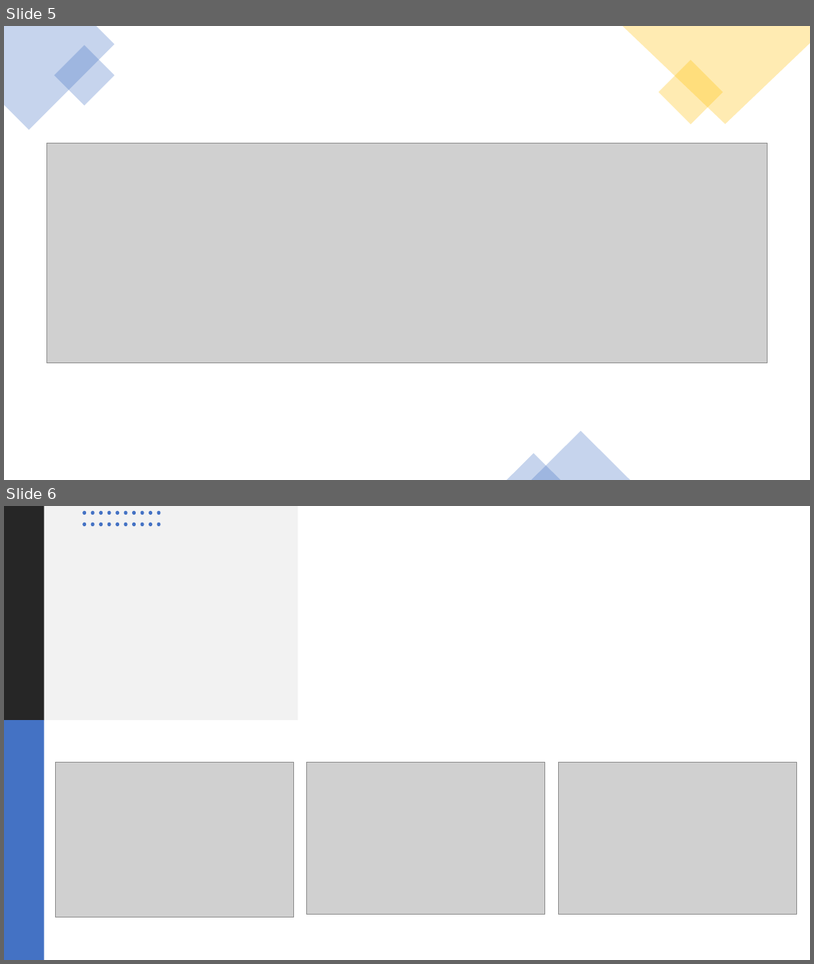
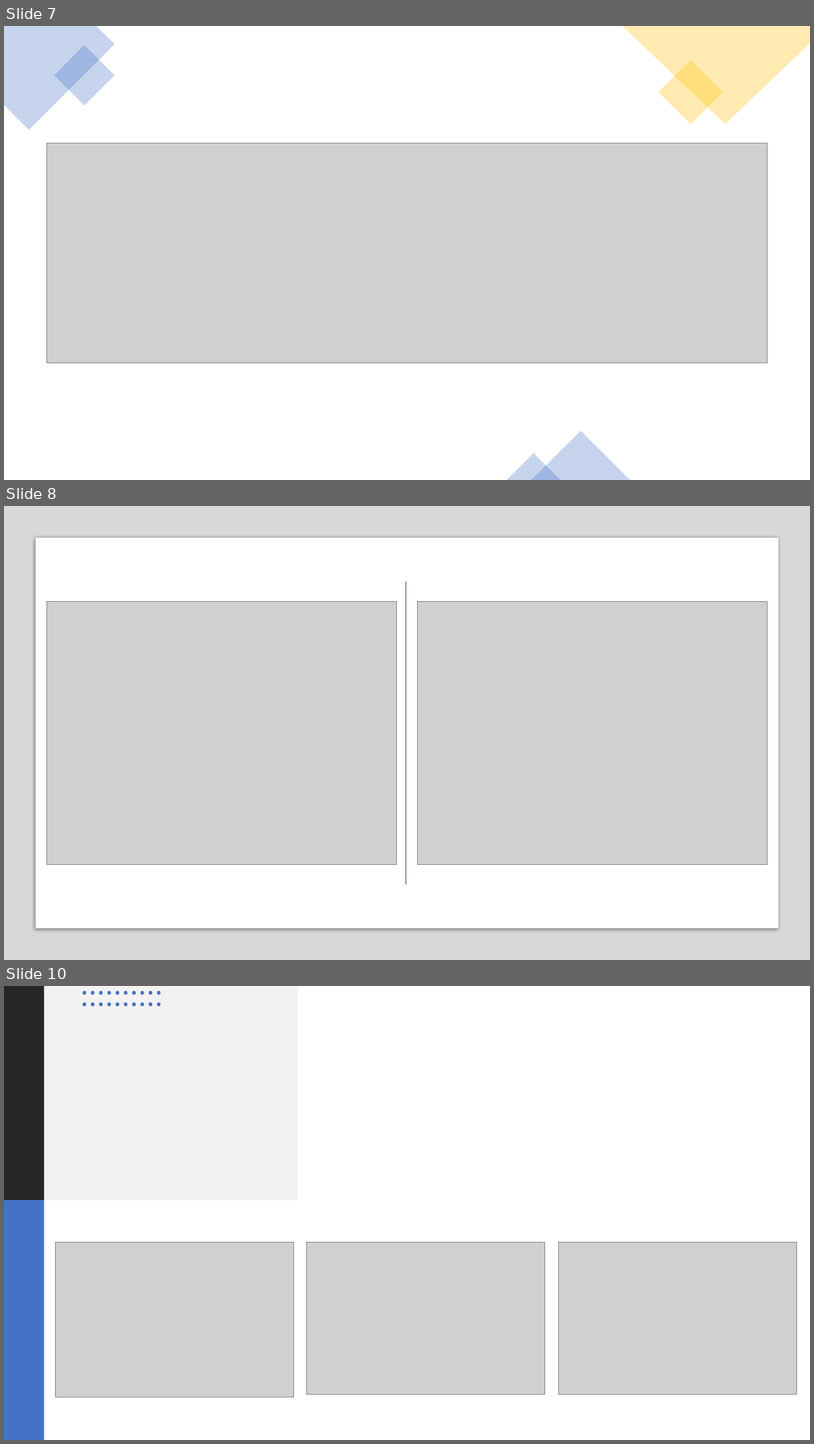
Before and after one commit to Sweta716/DataScience, a slide deck: Assignment 5/SVM Classification technique.pptx. Shown one above the other, each under a label of ours: slides 5 and 6 before the commit, slides 7, 8 and 10 after it; the slides between them are not shown. The pictures are 814x964 and 814x1444 pixels, drawn with LibreOffice and Linux fonts; fonts in the diff are those of the drawing; grey boxes stand for pictures. Boxes give left, top, right and bottom in pixels: in the first picture for what was removed or moved away, otherwise in the second. Text is boxed around its words. In the diff, an @@ line names an element or a change of style, - is before the commit and + after.

```diff
--- a/Assignment 5/SVM Classification technique.pptx
+++ b/Assignment 5/SVM Classification technique.pptx
@@ slide 8 added at [4, 506, 810, 960], background #FFFFFF @@
@@ rectangle added at [4, 506, 810, 960], fill #808080 at 30% opacity @@
@@ rectangle added at [36, 538, 779, 928], fill #FFFFFF @@
@@ line added from (406, 582) to (406, 884), #4E4E4E 0.5 pt @@
@@ picture added at [46, 602, 396, 864] @@
@@ picture added at [418, 602, 768, 864] @@
@@ what was slide 5 is now slide 7 @@
@@ what was slide 6 is now slide 10 @@
```
Also in this commit, not shown: 3 other slides added, 4 other files.
